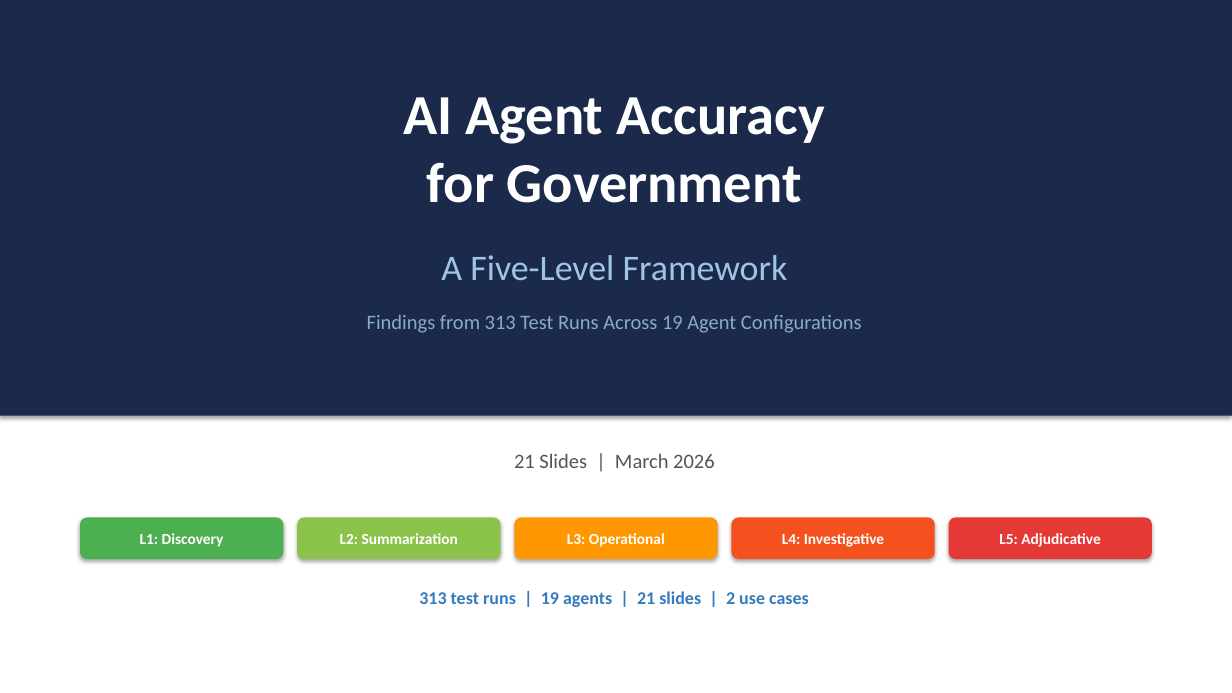
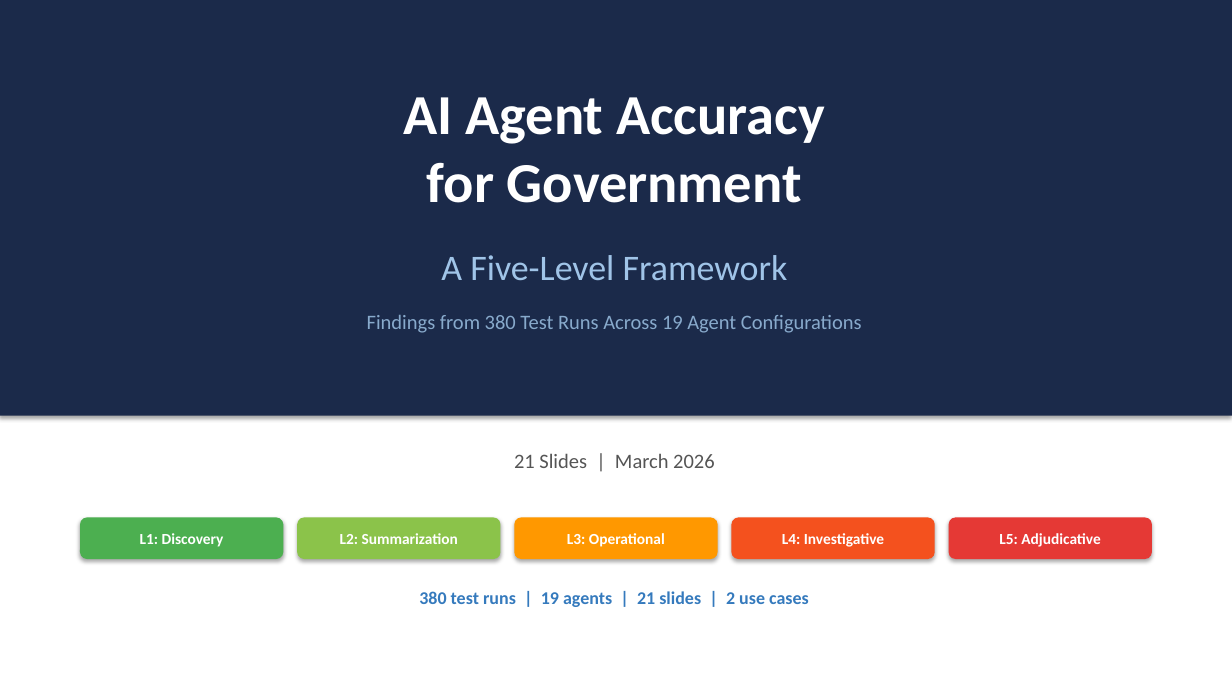
Before and after one commit to pogorman/dss-legal-case-agent, a slide deck: slide 1 of decks/agent-accuracy-spectrum.pptx. Drawn at 1232x693 pixels with LibreOffice and Linux fonts; fonts in the diff are those of the drawing. Boxes give left, top, right and bottom in pixels: in the first picture for what was removed or moved away, otherwise in the second. Text is boxed around its words. In the diff, an @@ line names an element or a change of style, - is before the commit and + after.

```diff
--- a/decks/agent-accuracy-spectrum.pptx
+++ b/decks/agent-accuracy-spectrum.pptx
@@ text at (x1=367, y1=315, x2=862, y2=333): text changed @@
-Findings from 313 Test Runs Across 19 Agent Configurations
+Findings from 380 Test Runs Across 19 Agent Configurations
@@ text at (x1=419, y1=591, x2=809, y2=607): text changed @@
-313 test runs | 19 agents | 21 slides | 2 use cases
+380 test runs | 19 agents | 21 slides | 2 use cases
```
Also in this commit, not shown: 1 other slide changed, 26 other files.
